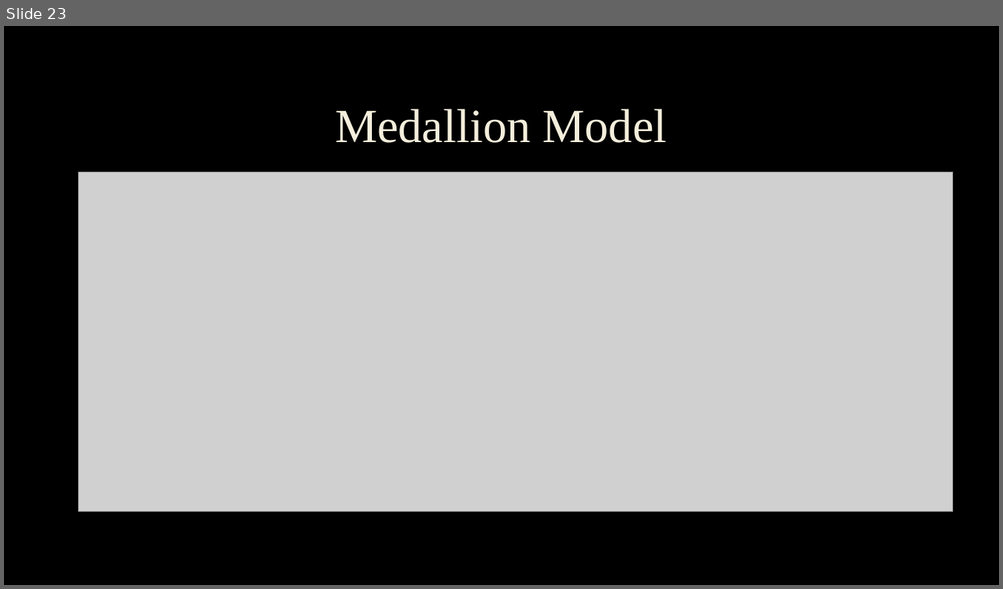
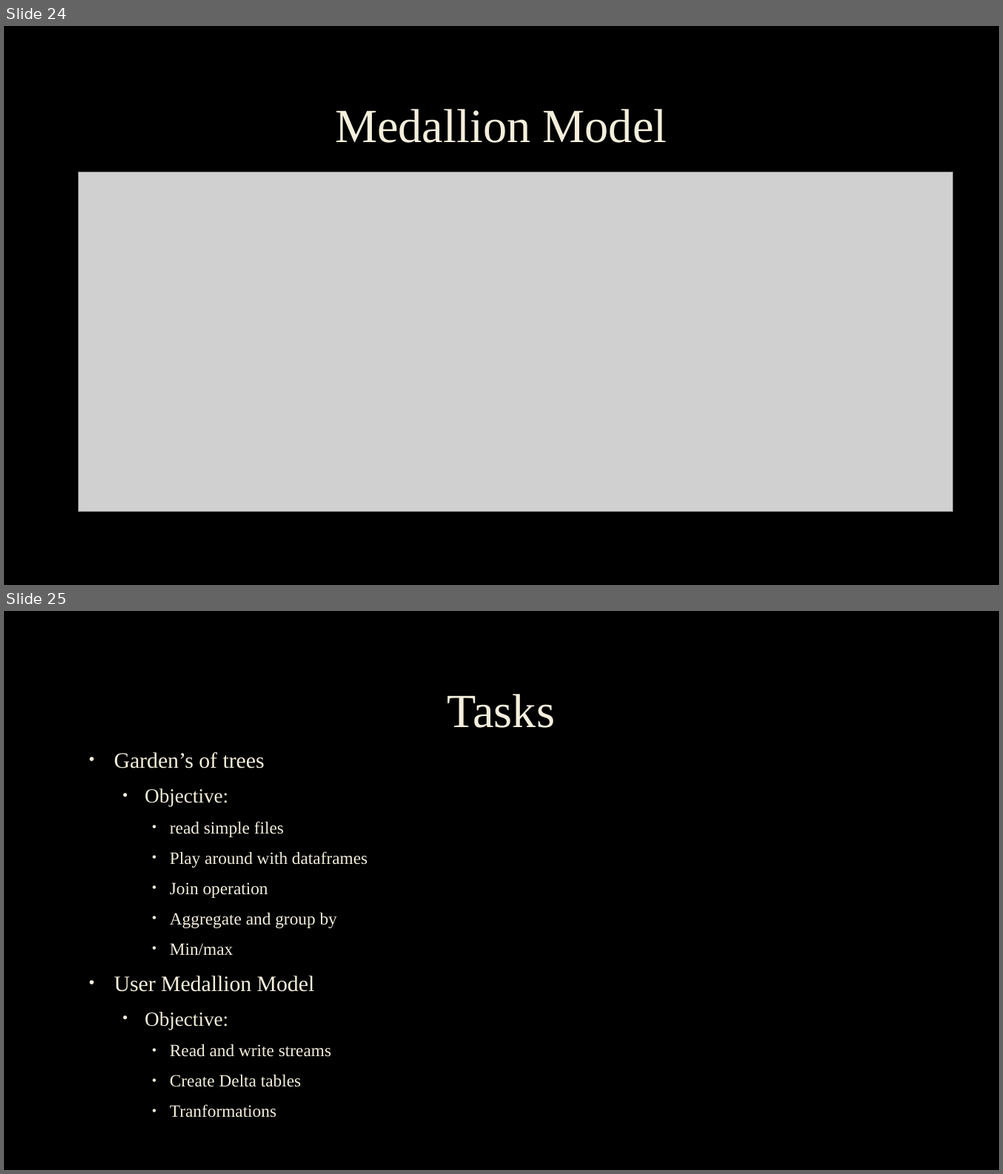
Before and after one commit to OliverDJ/databricks-ws, a slide deck: Databricks & Deltalake.pptx. Shown one above the other, each under a label of ours: slide 23 before the commit, slides 24 and 25 after it. The pictures are 1003x589 and 1003x1174 pixels, drawn with LibreOffice and Linux fonts; fonts in the diff are those of the drawing; grey boxes stand for pictures; background and template pictures are left out. Boxes give left, top, right and bottom in pixels: in the first picture for what was removed or moved away, otherwise in the second. Text is boxed around its words. In the diff, an @@ line names an element or a change of style, - is before the commit and + after.

Commit message:
add tasks at the end

```diff
--- a/Databricks & Deltalake.pptx
+++ b/Databricks & Deltalake.pptx
@@ slide 25 added at [4, 611, 999, 1170], background picture (left out) @@
@@ title added at [447, 694, 555, 728], 46 pt, text #F4EEDC @@
+Tasks
@@ text added at [114, 752, 367, 1118], 16.6 pt, text #F4EEDC @@
+• Garden’s of trees
+  • Objective:
+    • read simple files
+    • Play around with dataframes
+    • Join operation
+    • Aggregate and group by
+    • Min/max
+• User Medallion Model
+  • Objective:
+    • Read and write streams
+    • Create Delta tables
+    • Tranformations
@@ what was slide 23 is now slide 24 @@
```
Also in this commit, not shown: 5 slides changed, 1 other slide added.
